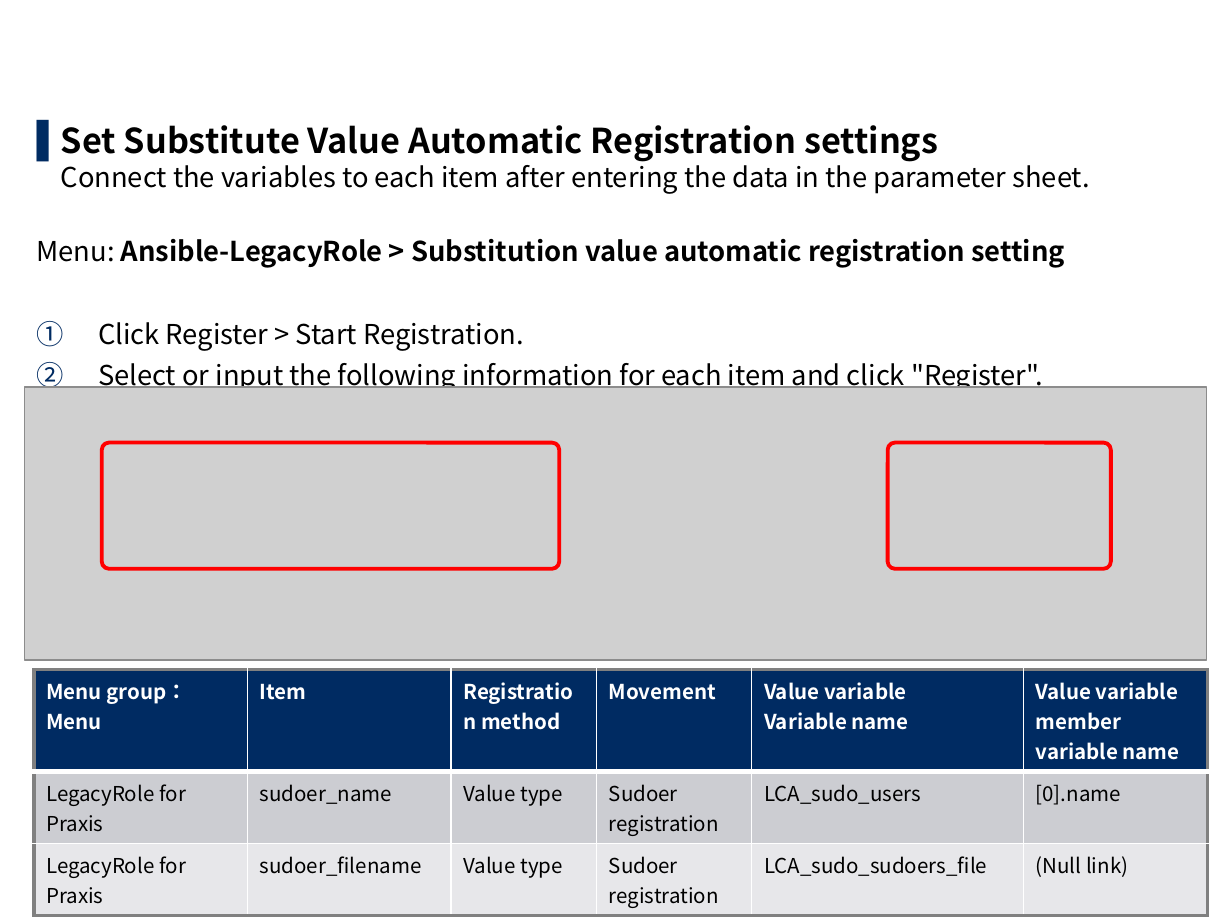
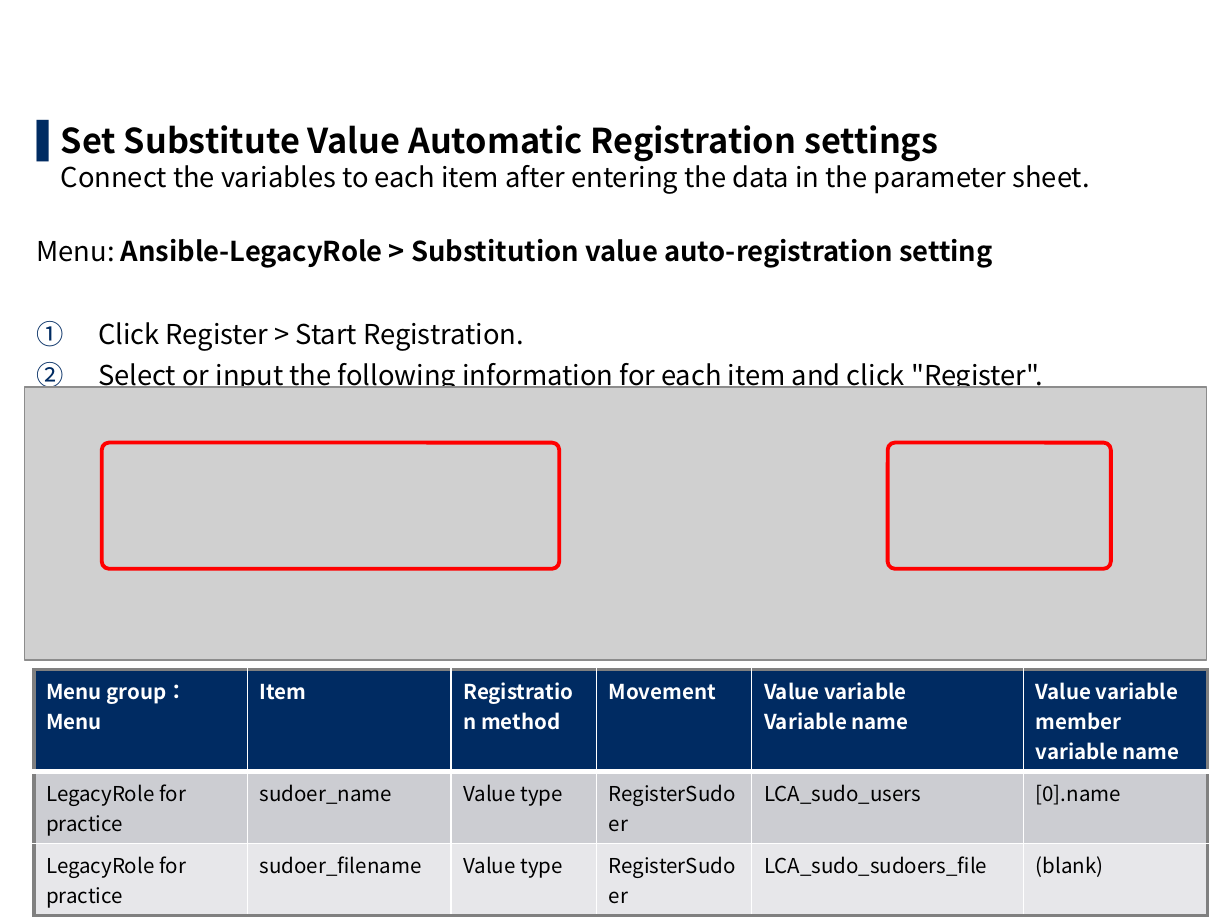
Before and after one commit to exastro-suite/it-automation-docs, a slide deck: slide 40 of asset/Learn/ITA-Ansible-Driver_en_practice.pptx. Drawn at 1232x924 pixels with LibreOffice and Linux fonts; fonts in the diff are those of the drawing; grey boxes stand for pictures; background and template pictures are left out. Boxes give left, top, right and bottom in pixels: in the first picture for what was removed or moved away, otherwise in the second. Text is boxed around its words. In the diff, an @@ line names an element or a change of style, - is before the commit and + after.

```diff
--- a/asset/Learn/ITA-Ansible-Driver_en_practice.pptx
+++ b/asset/Learn/ITA-Ansible-Driver_en_practice.pptx
@@ text at (37,239,993,268): text changed @@
-Menu: Ansible-LegacyRole > Substitution value automatic registration setting
+Menu: Ansible-LegacyRole > Substitution value auto-registration setting
@@ table at (33,670,1207,912) @@
-row 2, column 1: LegacyRole for Praxis
+row 2, column 1: LegacyRole for practice
-row 2, column 4: Sudoer registration
+row 2, column 4: RegisterSudoer
-row 3: LegacyRole for Praxis | sudoer_filename | Value type | Sudoer registration | LCA_sudo_sudoers_file | (Null link)
+row 3: LegacyRole for practice | sudoer_filename | Value type | RegisterSudoer | LCA_sudo_sudoers_file | (blank)
```
Also in this commit, not shown: 30 other slides changed, 7 other files.
